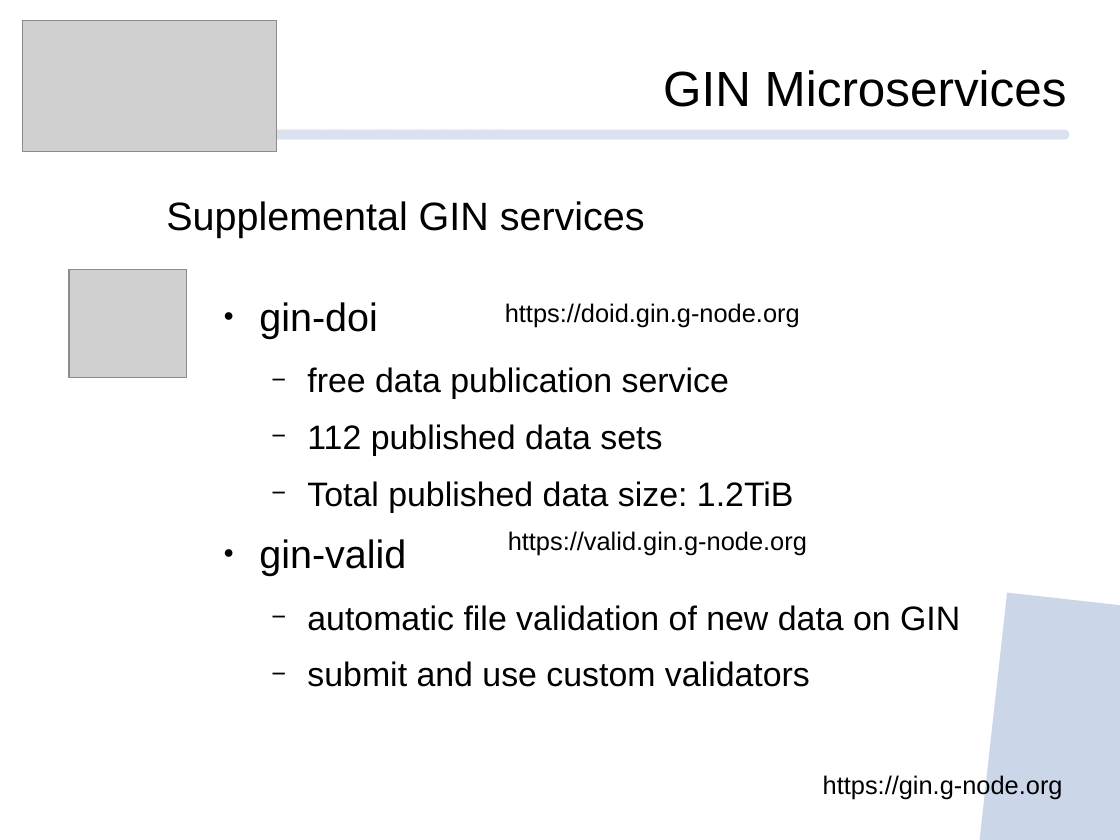
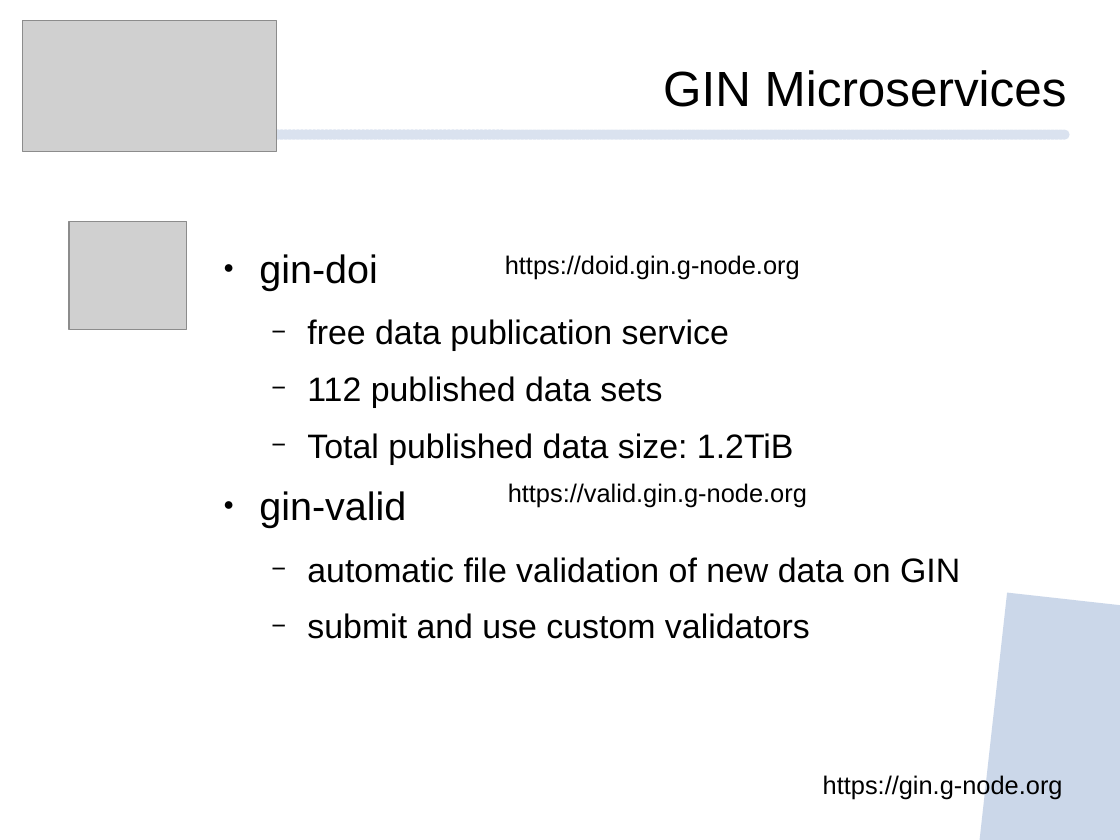
Before and after one commit to mpsonntag/prespost, a slide deck: slide 6 of 202009_BCCN_online/202009_BCCN_Online_conference.odp. Drawn at 1120x840 pixels with LibreOffice and Linux fonts; fonts in the diff are those of the drawing; grey boxes stand for pictures; background and template pictures are left out. Boxes give left, top, right and bottom in pixels: in the first picture for what was removed or moved away, otherwise in the second. Text is boxed around its words. In the diff, an @@ line names an element or a change of style, - is before the commit and + after.

```diff
--- a/202009_BCCN_online/202009_BCCN_Online_conference.odp
+++ b/202009_BCCN_online/202009_BCCN_Online_conference.odp
@@ text removed at box(166, 201, 645, 238) @@
-Supplemental GIN services
@@ picture: place and size @@
-picture at box(69, 269, 187, 377)
+picture at box(69, 222, 187, 329)
@@ text "gin-doi": place and size @@
-text "gin-doi" at box(259, 302, 960, 687)
+text "gin-doi" at box(259, 254, 960, 639)
@@ text "https://doid.gin.g-node.org": place and size @@
-text "https://doid.gin.g-node.org" at box(505, 303, 800, 327)
+text "https://doid.gin.g-node.org" at box(505, 255, 800, 279)
@@ text "https://valid.gin.g-node.org": place and size @@
-text "https://valid.gin.g-node.org" at box(508, 531, 807, 556)
+text "https://valid.gin.g-node.org" at box(508, 483, 807, 508)
```
Also in this commit, not shown: 9 other slides changed.
